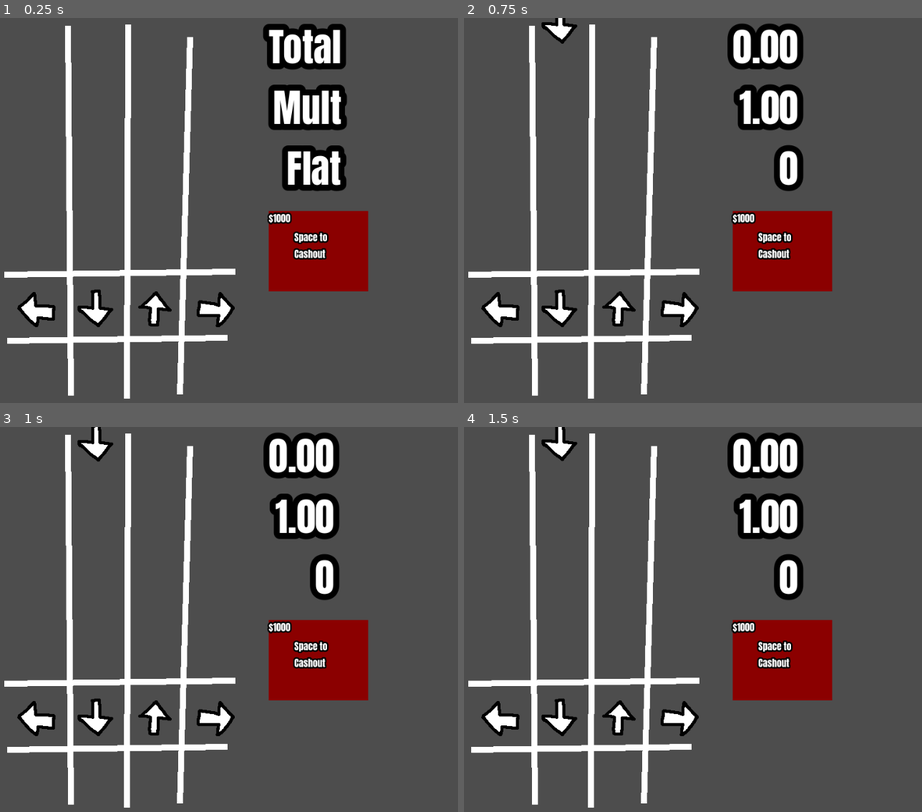
Above: before the commit, frames 1-4 (two rows, left to right).
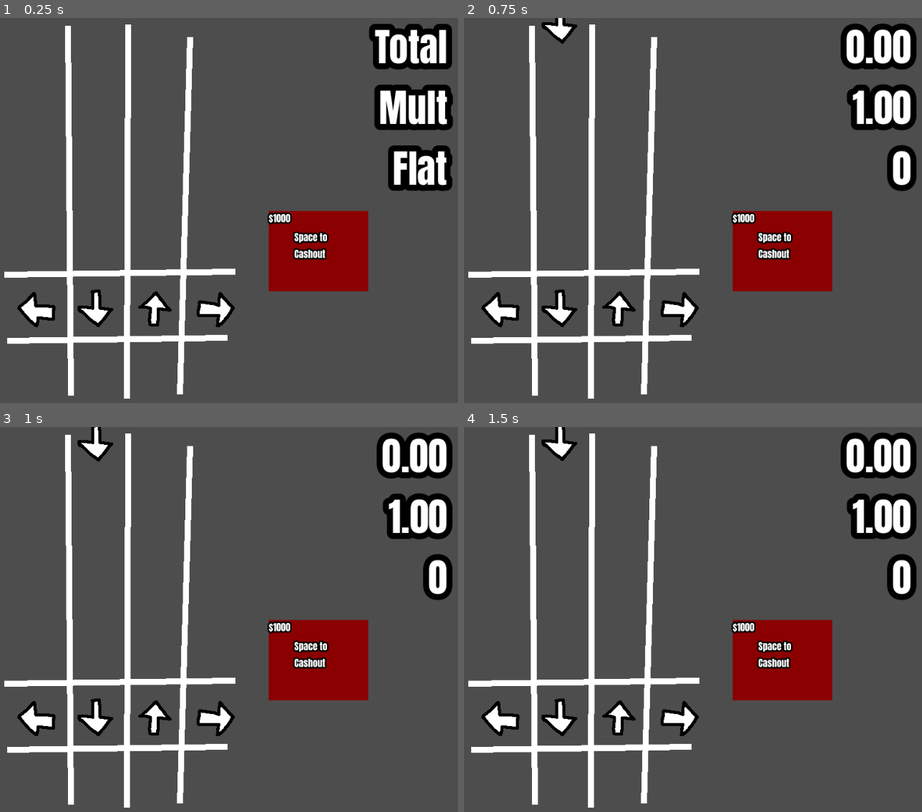
Above: after the commit, the same moments.

Repository: CWmain/cashoutCombo
Game: Godot game, scene res://Scenes/game/game.tscn
Two runs of this game, one before a commit and one after it. Both use one fixed random seed, a clock stepped at 60 frames per second and the inputs below.
Inputs:
- Up to frame 1 (0.25 s): no input
- Up to frame 2 (0.75 s): tap Enter at 0.5 s; hold D (Right) from 0.53 s (still down); tap R (RandomNote) at 0.6 s
- Up to frame 3 (1 s): keep holding D (Right)
- Up to frame 4 (1.5 s): release D (Right) at 1.28 s; hold S (Down) from 1.28 s (still down); tap Space (cashout) at 1.35 s

The runs differ from the first frame. In frame 1, 11% of the frame differs, in the area x 57-99%, y 1-45%; in frame 2, 8.1%; in frame 3, 8.1%; in frame 4, 8.1%.

Commit message:
Stopped the weird shit

Diff:
--- a/objects/ScoreBoard/score_board.tscn
+++ b/objects/ScoreBoard/score_board.tscn
@@ -7,6 +7,7 @@
 script = ExtResource("1_nk0dg")
 
 [node name="VBoxContainer" type="VBoxContainer" parent="."]
+custom_minimum_size = Vector2(300, 0)
 offset_right = 40.0
 offset_bottom = 40.0
 theme = ExtResource("2_b4qey")
